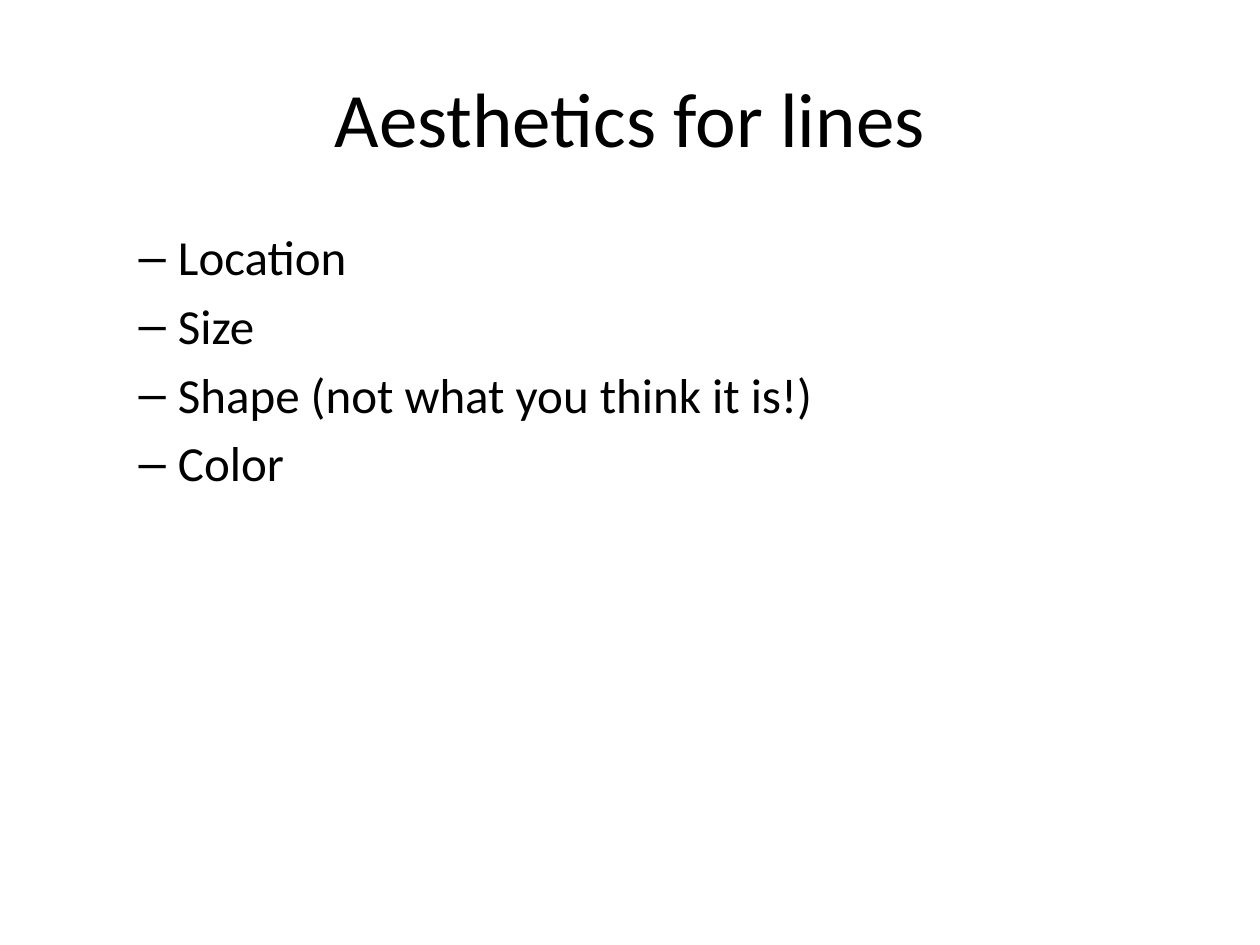
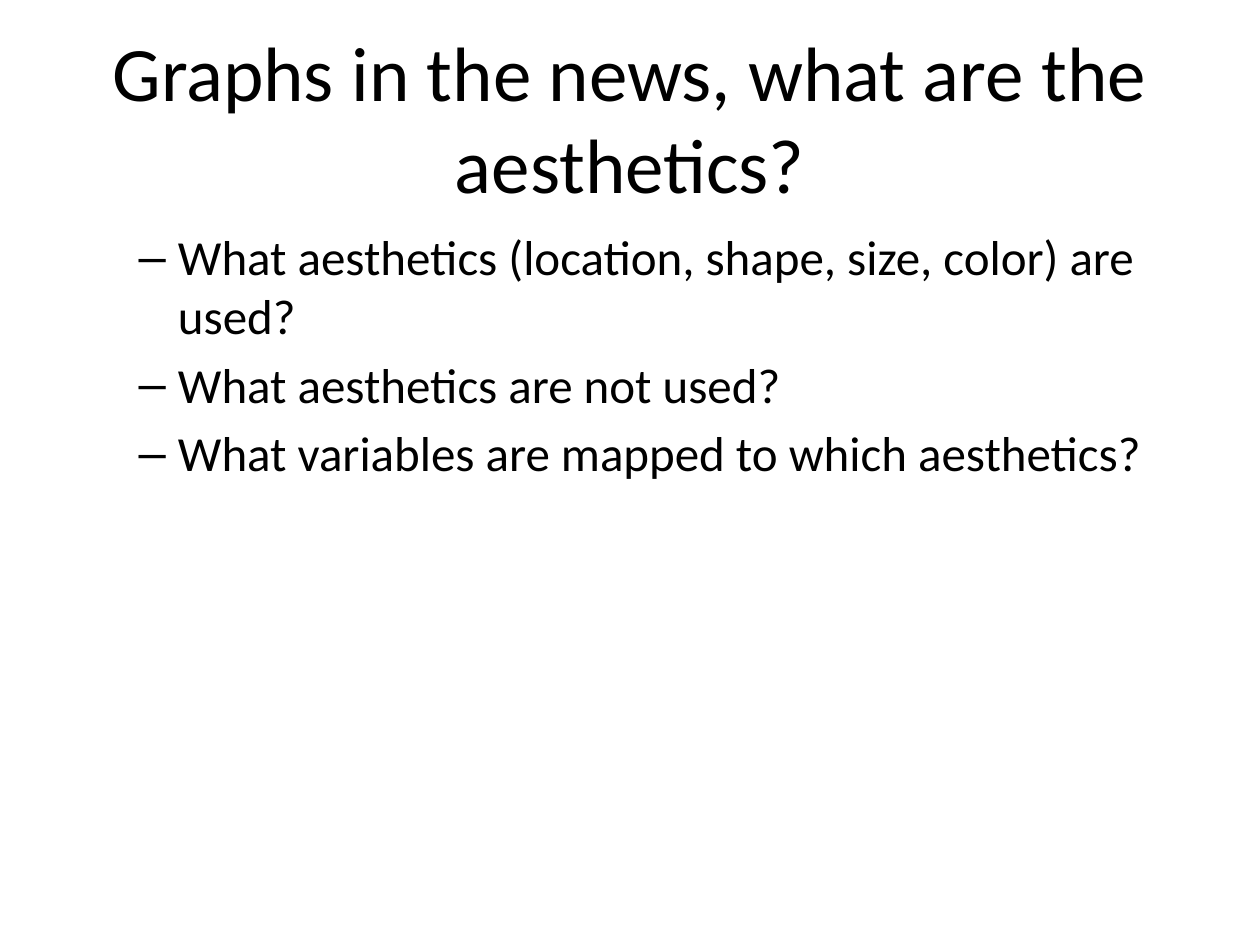
Before and after one commit to pmean/data-visualization, a slide deck: slide 71 of data-viz-03/src/complete-lecture-linegraphs.pptx (slide 23 before the commit). Drawn at 1260x945 pixels with LibreOffice and Linux fonts; fonts in the diff are those of the drawing. Boxes give left, top, right and bottom in pixels: in the first picture for what was removed or moved away, otherwise in the second. Text is boxed around its words. In the diff, an @@ line names an element or a change of style, - is before the commit and + after.

```diff
--- a/data-viz-03/src/complete-lecture-linegraphs.pptx
+++ b/data-viz-03/src/complete-lecture-linegraphs.pptx
@@ title at <box>113,47,1145,194</box>: text changed @@
-Aesthetics for lines
+Graphs in the news, what are the aesthetics?
@@ text at <box>178,239,1140,479</box>: text changed @@
-  – Location
-  – Size
-  – Shape (not what you think it is!)
-  – Color
+  – What aesthetics (location, shape, size, color) are used?
+  – What aesthetics are not used?
+  – What variables are mapped to which aesthetics?
```
Also in this commit, not shown: 16 other slides changed, 52 slides added, 23 slides removed, 5 other files.
